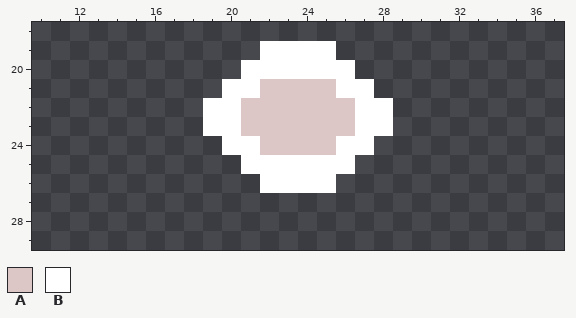
Pixel-art sprite: sprites/units/mech/beep-cell.png. Above, as it was before the edit.
The file is 48x48 pixels. Shown: x 10..37, y 18..29.
Palette (. is transparent): A #dcc6c6  B #ffffff
Pixels before, first column x 19:
19 ...BBBB...
20 ..BBBBBB..
21 .BBAAAABB.
22 BBAAAAAABB
23 BBAAAAAABB
24 .BBAAAABB.
25 ..BBBBBB..
26 ...BBBB...
Once edited:
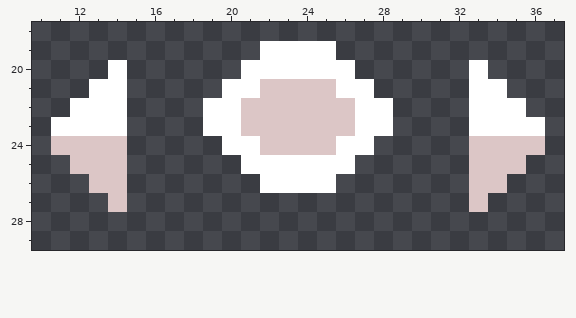
Change:
Colour A now appears in row 24 at x 11 to 14 and 33 to 36; in row 25 at x 12 to 14 and 33 to 35; in row 26 at x 13 to 14 and 33 to 34; in row 27 at x 14 and 33.
Colour B now appears in row 20 at x 14 and 33; in row 21 at x 13 to 14 and 33 to 34; in row 22 at x 12 to 14 and 33 to 35; in row 23 at x 11 to 14 and 33 to 36.
Where, in picture pixels (left, top, right, bottom), the same in both pictures:
added: (51, 60, 127, 212)
added: (469, 60, 545, 212)
